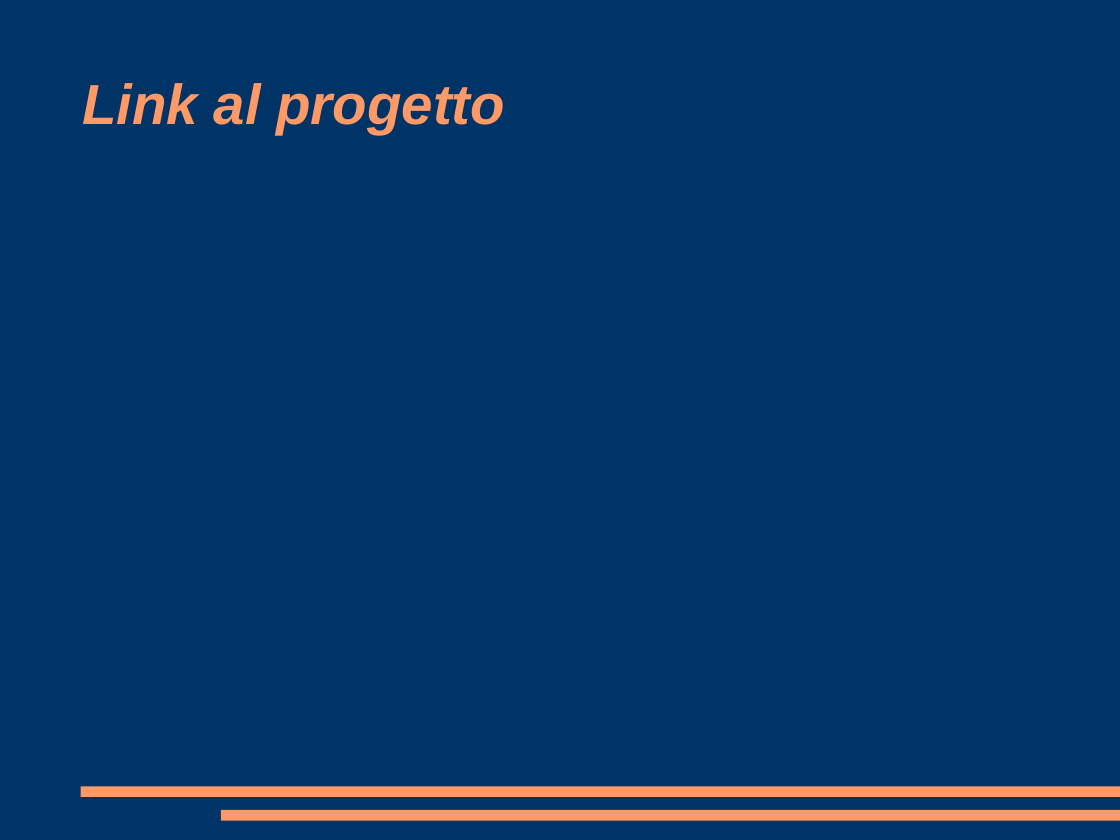
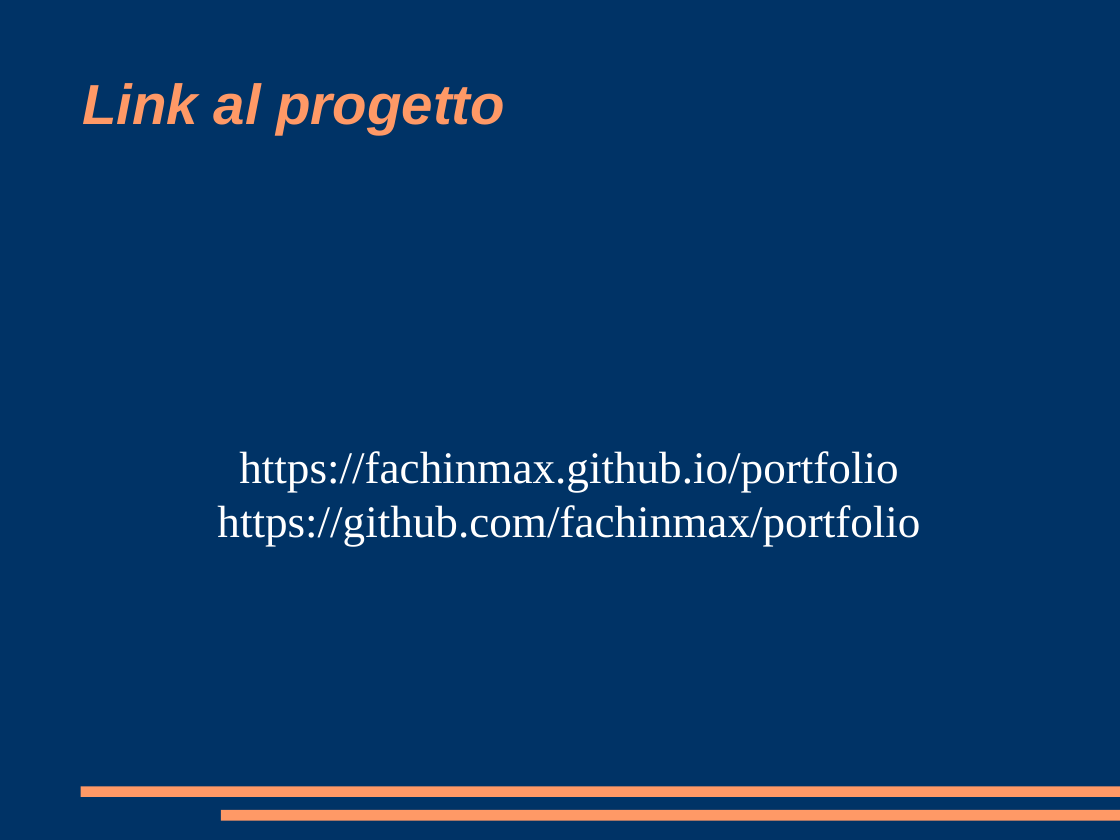
Before and after one commit to fachinmax/fachinmax.github.io, a slide deck: slide 7 of presentazione.odp. Drawn at 1120x840 pixels with LibreOffice and Linux fonts; fonts in the diff are those of the drawing. Boxes give left, top, right and bottom in pixels: in the first picture for what was removed or moved away, otherwise in the second. Text is boxed around its words. In the diff, an @@ line names an element or a change of style, - is before the commit and + after.

```diff
--- a/presentazione.odp
+++ b/presentazione.odp
@@ subtitle added at (217,451,920,546), 32 pt, text #FFFFFF @@
+https://fachinmax.github.io/portfolio
+https://github.com/fachinmax/portfolio
```
Also in this commit, not shown: 14 other files.
